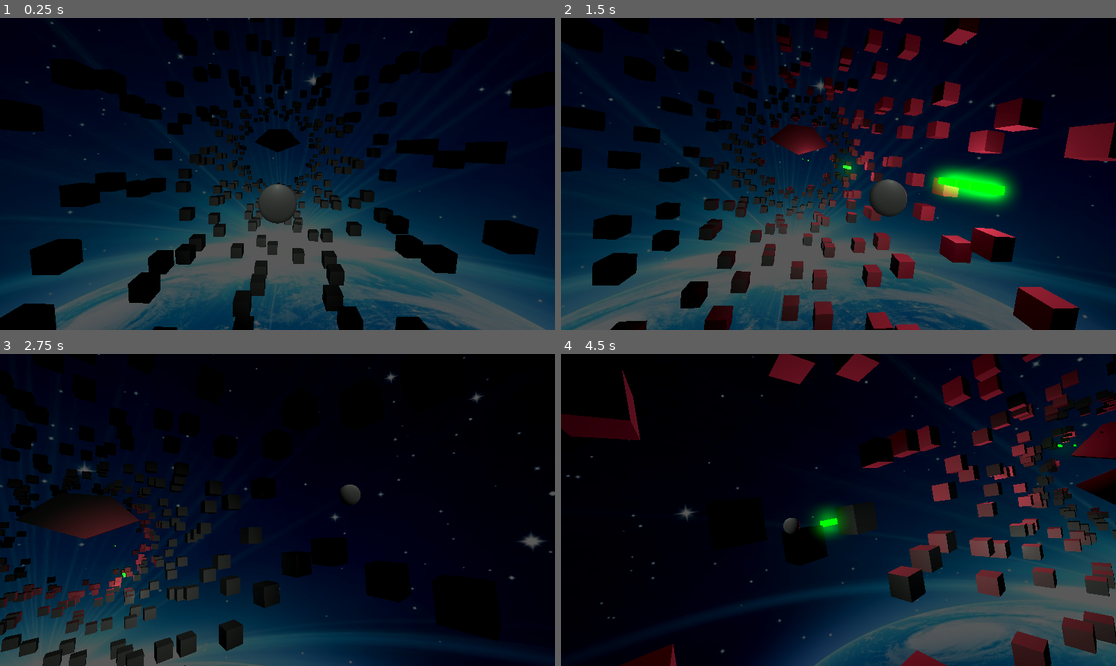
Above: before the commit, frames 1-4 (two rows, left to right).
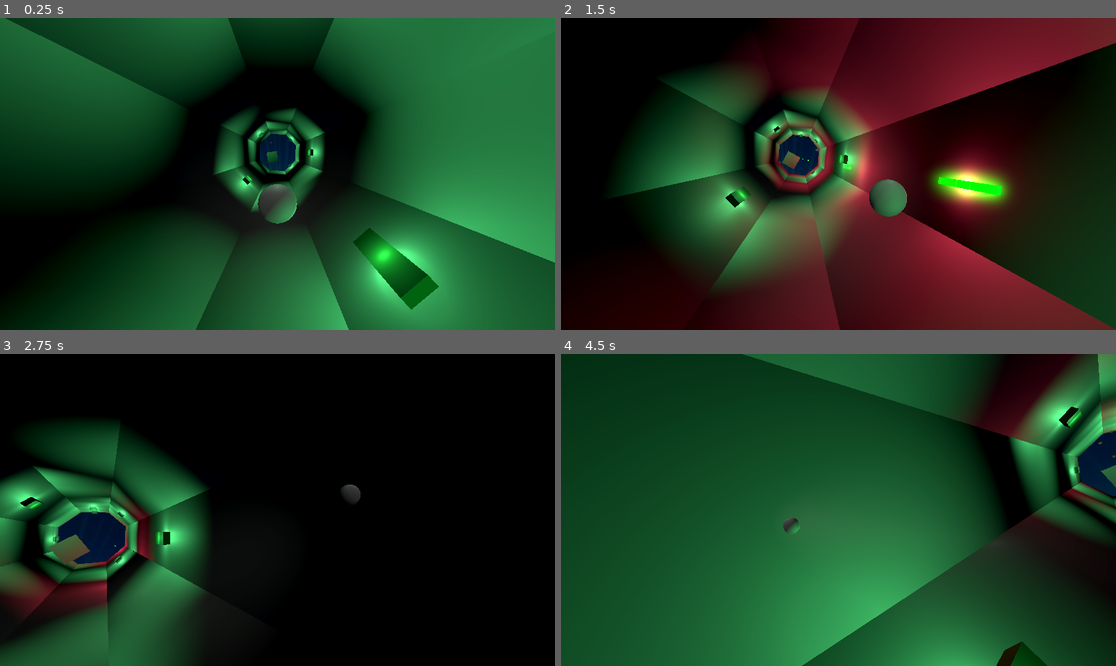
Above: after the commit, the same moments.

Repository: ilyaev/godot-tunnel-wave
Game: Godot game, scene res://world.tscn
Two runs of this game, one before a commit and one after it. Both use one fixed random seed, a clock stepped at 60 frames per second and the inputs below.
Inputs:
- Up to frame 1 (0.25 s): no input
- Up to frame 2 (1.5 s): tap Enter (ui_accept) at 0.5, 0.6, 0.77, 1.07, 1.35 s; hold Right (ui_right) 0.53-1.28 s; hold Down (ui_down) from 1.28 s (still down)
- Up to frame 3 (2.75 s): tap Enter (ui_accept) at 1.52, 1.82, 2.1 s; release Down (ui_down) at 2.03 s; hold Right (ui_right) from 2.03 s (still down)
- Up to frame 4 (4.5 s): release Right (ui_right) at 2.78 s; hold Up (ui_up) 2.78-3.53 s; tap Enter (ui_accept) at 2.85, 3.02, 3.32, 3.6, 3.77, 4.07, 4.35 s; hold Left (ui_left) from 3.53 s (still down)

The runs differ from the first frame. In frame 1, 93% of the frame differs, in the area x 0-100%, y 0-100%; in frame 2, 85%; in frame 3, 41%; in frame 4, 98%.

Commit message:
feat: floating piewall

Diff:
--- a/tunnel/obstacles/obstacles.gd
+++ b/tunnel/obstacles/obstacles.gd
@@ -30,13 +30,32 @@
 func spawn(index, density, radius, height):
 	var n = n21(Vector2(index*22., 44.322))
 	if n > .1:
-		var obs = piewall.instantiate()
-		obs.y = index;
-		obs.density = density
-		obs.radius = radius
-		obs.height = height
-		obs.fill.clear()
-		for f in obs.density:
-			obs.fill.append(roundi(randf()))
-		obs.set_position(Vector3(0, 0, -index * length_base + length_base / 2.))
-		add_child(obs)
+		if n > .6:
+			spawn_floater(index, density, radius, height)
+		else:
+			spawn_piewall(index, density, radius, height)
+
+func spawn_floater(index, density, radius, height):
+	var obs = piewall.instantiate()
+	obs.y = index;
+	obs.density = randi_range(3,6)
+	obs.radius = radius * .3
+	obs.height = height * .05
+	obs.fill.clear()
+	for f in obs.density:
+		obs.fill.append(1)
+	obs.set_position(Vector3(0, 0, -index * length_base + length_base / 2.))
+	obs.floating = true
+	add_child(obs)
+
+func spawn_piewall(index, density, radius, height):
+	var obs = piewall.instantiate()
+	obs.y = index;
+	obs.density = density
+	obs.radius = radius
+	obs.height = height
+	obs.fill.clear()
+	for f in obs.density:
+		obs.fill.append(roundi(randf()))
+	obs.set_position(Vector3(0, 0, -index * length_base + length_base / 2.))
+	add_child(obs)
--- a/tunnel/obstacles/piewall/pie.gd
+++ b/tunnel/obstacles/piewall/pie.gd
@@ -51,20 +51,20 @@
 	surface.set_uv(Vector2(1,1))
 	surface.add_vertex(verts[0])
 
-	# #CAP
-	# surface.set_uv(Vector2(0,0))
-	# surface.add_vertex(verts[0])
-	# surface.set_uv(Vector2(0,1))
-	# surface.add_vertex(verts2[0])
-	# surface.set_uv(Vector2(1,1))
-	# surface.add_vertex(verts2[1])
+	#CAP
+	surface.set_uv(Vector2(0,0))
+	surface.add_vertex(verts[0])
+	surface.set_uv(Vector2(0,1))
+	surface.add_vertex(verts2[0])
+	surface.set_uv(Vector2(1,1))
+	surface.add_vertex(verts2[1])
 
-	# surface.set_uv(Vector2(0,0))
-	# surface.add_vertex(verts2[1])
-	# surface.set_uv(Vector2(0,1))
-	# surface.add_vertex(verts[1])
-	# surface.set_uv(Vector2(1,1))
-	# surface.add_vertex(verts[0])
+	surface.set_uv(Vector2(0,0))
+	surface.add_vertex(verts2[1])
+	surface.set_uv(Vector2(0,1))
+	surface.add_vertex(verts[1])
+	surface.set_uv(Vector2(1,1))
+	surface.add_vertex(verts[0])
 
 
 	#LEFT Quad
@@ -114,7 +114,6 @@
 		mat = StandardMaterial3D.new()
 		mat.set_albedo(Color(1,0.5,0,1))
 	set_surface_override_material(0, mat)
-	print(['uvScale', uv_scale])
 	set_instance_shader_parameter('uvScale', float(uv_scale))
 	set_instance_shader_parameter('x', float(x))
 	set_instance_shader_parameter('y', float(y))
@@ -128,3 +127,10 @@
 	body.set_collision_mask(1)
 	var shape = body.get_child(0)
 	shape.shape.set_margin(.1)
+
+
+func take_hit(collision_point : Vector3):
+	if get_parent().floating:
+		get_parent().queue_free()
+	else:
+		queue_free()
--- a/tunnel/obstacles/piewall/piewall.gd
+++ b/tunnel/obstacles/piewall/piewall.gd
@@ -7,6 +7,7 @@
 var height = .5
 var mat = StandardMaterial3D.new()
 var scale_vector = Vector3(1, 1, 1)
+var floating = false
 
 var pie = preload("res://tunnel/obstacles/piewall/pie.tscn")
 var shader_code : Shader = preload("res://tunnel/obstacles/piewall/pie.gdshader")
@@ -17,12 +18,15 @@
 	var uv_scale =  1
 	var uv_split = false
 	var opening = 0.
-	if density < 7:
-		uv_scale = randi_range(1, 3)
-	if uv_scale == 1 && randf() > .5:
+
+	# if density < 7:
+	# 	uv_scale = randi_range(1, 3)
+
+	if uv_scale == 1 && randf() > .7:
 		uv_split = true
-	if randf() > .5:
-		opening = randf()
+
+	# if randf() > .5:
+	# 	opening = randf()
 
 	for i in density:
 		if fill[i] == 1:
@@ -39,6 +43,15 @@
 			pi.opening = opening
 			add_child(pi)
 
+	if floating:
+		var next_pos = get_next_random_position(0)
+		set_position(Vector3(next_pos.x, next_pos.y, position.z))
+
+
+
+func get_next_random_position(index):
+	return Vector2(randf() * 3 - 1.5, randf() * 3 - 1.5)
+
 
 
 func build_material():
@@ -46,4 +59,6 @@
 	mat.set_shader(shader_code)
 
 func _process(delta):
+	if floating:
+		rotate_z(delta * PI/4)
 	pass
--- a/tunnel/tunnel.gd
+++ b/tunnel/tunnel.gd
@@ -48,9 +48,12 @@
 	enemies.spawn(index)
 
 
-func bullet_hit(mesh, _ray : RayCast3D):
-	var _rock = mesh.get_parent()
+func bullet_hit(mesh, ray : RayCast3D):
 	var expl = explosion.instantiate()
-	expl.position = _rock.position
-	mesh.queue_free()
+	expl.position = mesh.get_parent().position
 	add_child(expl)
+
+	if mesh.has_method("take_hit"):
+		mesh.take_hit(ray.get_collision_point())
+	else:
+		mesh.queue_free()
--- a/tunnel/tunnel.tscn
+++ b/tunnel/tunnel.tscn
@@ -19,5 +19,4 @@
 script = ExtResource("3_3ggb3")
 
 [node name="tube" type="Node3D" parent="."]
-visible = false
 script = ExtResource("5_8nbm8")
